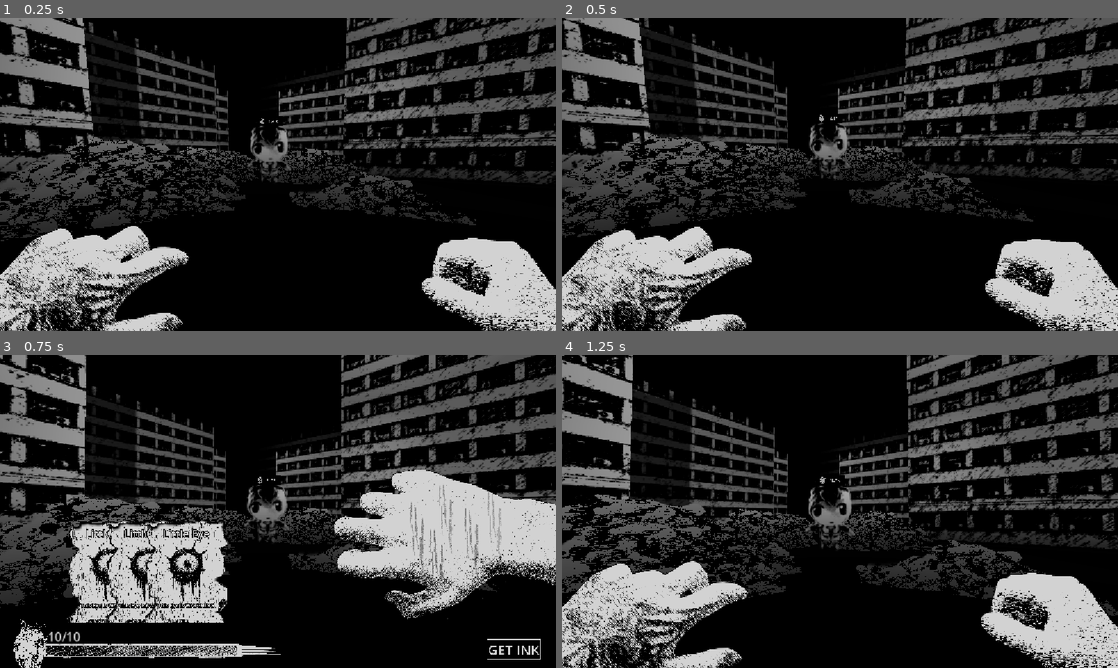
Above: before the commit, frames 1-4 (two rows, left to right).
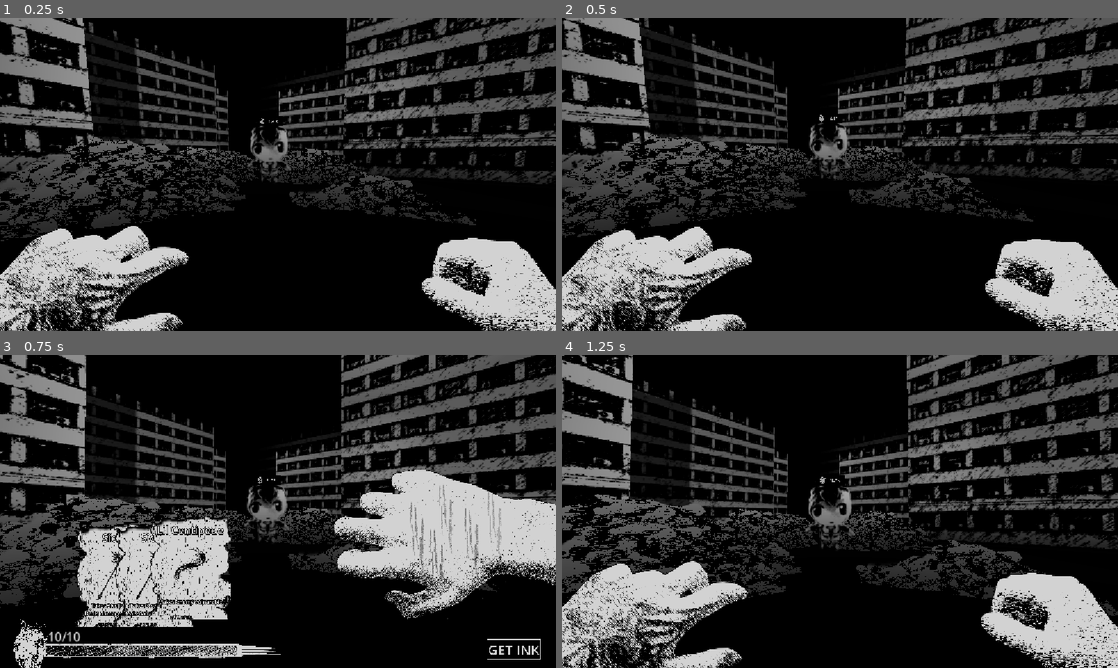
Above: after the commit, the same moments.

Repository: kandlash/Inkhedoro
Game: Godot game, scene res://scenes/levels/level_1.tscn
The game is run twice, just before and just after one commit, with the same random seed, the same clock (stepped at 60 frames per second) and the same inputs.
Inputs (mouse positions are in pixels of both pictures, inside the frame that each line leads up to):
- Up to frame 1 (0.25 s): no input
- Up to frame 2 (0.5 s): no input
- Up to frame 3 (0.75 s): tap Enter (ui_accept) at 0.5 s; move the mouse to (400, 495) at 0.52 s; hold W (move_forward) from 0.53 s (still down); click (400, 495) at 0.67 s
- Up to frame 4 (1.25 s): keep holding W (move_forward); tap Enter (ui_accept) at 0.77 s

Frames 1-2 are identical in both runs. In frame 3, 5.1% of the frame differs, in the area x 12-42%, y 51-87%; in frame 4, nothing differs.

Commit message:
cards usage makes more sense

Diff:
--- a/scenes/cards/eye.tscn
+++ b/scenes/cards/eye.tscn
@@ -5,3 +5,4 @@
 [node name="Eye" instance=ExtResource("1_6wtue")]
 card_name = "Little Eye"
 description = "This Eye is WATCHING"
+basic_damage = 1
--- a/scenes/cards/lil_centipede.tscn
+++ b/scenes/cards/lil_centipede.tscn
@@ -12,12 +12,13 @@
 card_name = "Lil Centipede"
 description = "Makes enemy vulnarable"
 cells_to_feel = 2
+basic_damage = 1
 
-[node name="Center" parent="." index="0"]
+[node name="Image" parent="Card_UI" index="1"]
+texture = ExtResource("2_e832t")
+
+[node name="Center" parent="." index="1"]
 position = Vector2(149.45807, -135.87099)
-
-[node name="Area2D" parent="." index="1"]
-position = Vector2(-131.34193, 99.638725)
 
 [node name="Area2D2" type="Area2D" parent="." index="2" groups=["tattoo_area"]]
 position = Vector2(95.10967, -49.81936)
@@ -27,7 +28,10 @@
 rotation = 0.18502945
 shape = SubResource("RectangleShape2D_75vfm")
 
-[node name="Cells" parent="." index="3"]
+[node name="Area2D" parent="." index="3"]
+position = Vector2(-131.34193, 99.638725)
+
+[node name="Cells" parent="." index="4"]
 visible = true
 
 [node name="Sprite2D" parent="Cells" index="0"]
@@ -38,6 +42,3 @@
 rotation = 0.18768506
 scale = Vector2(1.8137224, 1.782836)
 texture = ExtResource("3_e832t")
-
-[node name="Image" parent="Card_UI" index="1"]
-texture = ExtResource("2_e832t")
--- a/scenes/cards/sickle.tscn
+++ b/scenes/cards/sickle.tscn
@@ -13,6 +13,7 @@
 description = "Takes 3 cells to feel.
 Deals damage and bleed."
 cells_to_feel = 3
+basic_damage = 2
 
 [node name="Image" parent="Card_UI" index="1"]
 texture = ExtResource("2_ot5mr")
--- a/scenes/levels/level_1.tscn
+++ b/scenes/levels/level_1.tscn
@@ -66,10 +66,10 @@
 [node name="Deck" type="Node" parent="."]
 script = ExtResource("1_sk5k4")
 deck = Dictionary[PackedScene, int]({
-ExtResource("2_dga24"): 10,
-ExtResource("3_qxy0u"): 1,
-ExtResource("4_excbq"): 1,
-ExtResource("5_excbq"): 1
+ExtResource("2_dga24"): 4,
+ExtResource("3_qxy0u"): 3,
+ExtResource("4_excbq"): 3,
+ExtResource("5_excbq"): 3
 })
 
 [node name="player" parent="." groups=["player"] instance=ExtResource("1_ksju7")]
--- a/scenes/player/player.tscn
+++ b/scenes/player/player.tscn
@@ -20,6 +20,7 @@
 [ext_resource type="Texture2D" uid="uid://bjwp4ag60bwmt" path="res://assets/sprites/punches/punch_6.png" id="9_uf5tr"]
 [ext_resource type="Texture2D" uid="uid://clbm6ilwimihu" path="res://assets/sprites/cut_self/cut_self_2_3.png" id="10_yj68g"]
 [ext_resource type="Texture2D" uid="uid://dl7numpgr3dxr" path="res://assets/sprites/cut_self/cut_self_3_1.png" id="11_8ydkj"]
+[ext_resource type="Script" uid="uid://i8p6e4v72gro" path="res://scripts/main/player/right_attack.gd" id="18_j4nxn"]
 [ext_resource type="PackedScene" uid="uid://cigkigjjj0r0k" path="res://scenes/player/hp_ui.tscn" id="21_3j4b4"]
 [ext_resource type="Script" uid="uid://butd31fbl22dq" path="res://scripts/main/grid/get_ink_button.gd" id="21_yj68g"]
 [ext_resource type="Texture2D" uid="uid://c351so5v5lrhb" path="res://assets/sprites/ui/take_damage/attack_1.png" id="23_6cv16"]
@@ -261,6 +262,7 @@
 position = Vector2(-57.180817, -224.13603)
 scale = Vector2(-0.5094385, 0.36243752)
 sprite_frames = SubResource("SpriteFrames_8ydkj")
+script = ExtResource("18_j4nxn")
 
 [node name="Grid" type="Node2D" parent="CanvasLayer/TattooPose"]
 modulate = Color(1, 1, 1, 0.3137255)
--- a/scripts/globals/G.gd
+++ b/scripts/globals/G.gd
@@ -8,6 +8,8 @@
 var hand: Hand
 var camera: Camera
 var grid: Grid
+var right_attack: RightAttack
+var right_arm
 
 var tbm: TurnBaseManager
 
--- a/scripts/main/cards/card_base.gd
+++ b/scripts/main/cards/card_base.gd
@@ -1,11 +1,15 @@
 extends Sprite2D
 class_name CardBase
 
-
+@export_category("Data")
 @export var card_name: String
 @export_multiline var description: String
+@export var cells_to_feel: int
 
-@export var cells_to_feel: int
+@export_category("Stats")
+@export var basic_damage := 0
+
+
 var self_areas: Array[Area2D] = []
 var feeled_areas: Array[Area2D] = []
 
@@ -52,11 +56,31 @@
 			area.connect("area_entered", _on_area_feel)
 			area.connect("area_exited", _on_area_exit)
 
+func use(speed):
+	var tween = create_tween()
+	var card_start_scale = scale
+	tween.tween_property(self, "scale", card_start_scale * 1.5, 0.07 * speed).set_trans(Tween.TRANS_SPRING)
+	await tween.finished
+
+	var tween22 = create_tween()
+	tween22.tween_property(self, "scale", card_start_scale, 0.15 * speed).set_trans(Tween.TRANS_SPRING)
+	await tween22.finished
+	await get_tree().create_timer(0.15 * speed).timeout
+	await make_damage(speed)
+
 func make_effect():
 	pass
 
-func make_damage():
-	pass
+func make_damage(speed):
+	G.right_arm.visible = false
+	G.hand.visible = false
+	G.right_attack.animate_attack(speed)
+	await G.right_attack.right_attack_impacted
+	G.camera.shake(0.15, 0.1)
+	G.current_enemy.take_damage(basic_damage)
+	await G.right_attack.right_attack_finished
+	G.right_arm.visible = true
+	G.hand.visible = true
 
 func find_neighbor_cards() -> Array[CardBase]:
 	var neighbors: Array[CardBase] = []
--- a/scripts/main/grid/grid.gd
+++ b/scripts/main/grid/grid.gd
@@ -1,7 +1,6 @@
 extends Node2D
 class_name Grid
 
-@onready var right_attack: AnimatedSprite2D = $"../RightAttack"
 @onready var right_arm: AnimatedSprite2D = $"../RightArm"
 @onready var cards_hand: Hand = $"../CardsHand"
 @onready var cut_self: AnimatedSprite2D = $"../CutSelf"
@@ -73,59 +72,6 @@
 		cut_frame = -1
 		G.camera.shake(0.025, 0.4)
 
-func animate_attack(speed) -> void:
-	var spr := right_attack
-	var start_pos := spr.position
-	var start_scale := spr.scale
-	var start_rot := spr.rotation
-
-	# старт за кадром
-	spr.scale = start_scale * 0.7
-	#spr.modulate.a = 0
-	spr.position = start_pos + Vector2(-20, 10)
-	spr.rotation = start_rot + deg_to_rad(10)
-
-	spr.visible = true
-
-	# Вылет
-	var t = create_tween()
-	t.set_parallel(true)
-
-	t.tween_property(spr, "modulate:a", 1.0, 0.1  * speed )
-	t.tween_property(spr, "scale", start_scale * 0.75, 0.1 * speed).set_trans(Tween.TRANS_BACK)
-	t.tween_property(spr, "position", start_pos, 0.1 * speed).set_trans(Tween.TRANS_SINE)
-	t.tween_property(spr, "rotation", start_rot, 0.1 * speed)
-
-	await t.finished
-
-	# Сам удар (impact snap)
-
-	var t2 = create_tween()
-	t2.set_parallel(true)
-
-	t2.tween_property(spr, "scale", start_scale * 0.15, 0.04 * speed).set_trans(Tween.TRANS_SPRING)
-	t2.tween_property(spr, "rotation", start_rot + deg_to_rad(randf_range(-3, 3)), 0.04 * speed)
-
-	await t2.finished
-	G.camera.shake(0.15, 0.1)
-	if G.current_enemy:
-		G.current_enemy.take_damage(1)
-
-	# Откат + исчезновение
-	var t3 = create_tween()
-	t3.set_parallel(true)
-
-	t3.tween_property(spr, "scale", start_scale * 0.9, 0.15 * speed)
-	t3.tween_property(spr, "modulate:a", 0.0, 0.15 * speed)
-	t3.tween_property(spr, "position", start_pos + Vector2(10, -10), 0.15 * speed).set_trans(Tween.TRANS_SINE)
-
-	await t3.finished
-
-	# восстановление
-	spr.position = start_pos
-	spr.scale = start_scale
-	spr.rotation = start_rot
-	spr.visible = false
 
 func spell_cards_on_grid():
 	var start_pos = right_arm.position
@@ -141,28 +87,12 @@
 					continue
 				cards_in_grid.append(card)
 
-	for card in cards_in_grid:
+	for card: CardBase in cards_in_grid:
 		var speed := 1.0 / speed_mul
-		var tween = create_tween()
-		var card_start_scale = card.scale
-		tween.tween_property(card, "scale", card_start_scale * 1.5, 0.07 * speed).set_trans(Tween.TRANS_SPRING)
-		await tween.finished
 
-		var tween22 = create_tween()
-		tween22.tween_property(card, "scale", card_start_scale, 0.15 * speed).set_trans(Tween.TRANS_SPRING)
-		await tween22.finished
+		await card.use(speed)
 
-		await get_tree().create_timer(0.15 * speed).timeout
-
-		right_arm.visible = false
-		cards_hand.visible = false
-
-		right_attack.frame = randi_range(0, right_attack.sprite_frames.get_frame_count("default"))
-		await animate_attack(speed)
-		card.make_effect()
 		speed_mul += 0.35
-		cards_hand.visible = true
-		right_arm.visible = true
 		if G.current_enemy.hp <= 0:
 			break
 
@@ -182,8 +112,6 @@
 
 	var tween2 = create_tween()
 	tween2.tween_property(right_arm, "position", start_pos, 0.5).set_trans(Tween.TRANS_SPRING)
-
-
 	emit_signal("turn_finished")
 
 func _on_cut_frame_changed():
--- a/scripts/main/player/player.gd
+++ b/scripts/main/player/player.gd
@@ -48,6 +48,7 @@
 	arm_base.visible = true
 	tattoo_pose.visible = false
 	G.player = self
+	G.right_arm = $CanvasLayer/TattooPose/RightArm
 	G.connect("battle_started", _on_battle_started)
 	G.connect("battle_finished", _on_battle_finished)
 	max_hp = hp
--- /dev/null
+++ b/scripts/main/player/right_attack.gd
@@ -0,0 +1,60 @@
+extends AnimatedSprite2D
+class_name  RightAttack
+
+signal right_attack_impacted
+signal right_attack_finished
+
+func _ready() -> void:
+	G.right_attack = self
+
+func animate_attack(speed) -> void:
+	frame = randi_range(0, sprite_frames.get_frame_count("default"))
+	var spr := self
+	var start_pos := spr.position
+	var start_scale := spr.scale
+	var start_rot := spr.rotation
+
+	# старт за кадром
+	spr.scale = start_scale * 0.7
+	#spr.modulate.a = 0
+	spr.position = start_pos + Vector2(-20, 10)
+	spr.rotation = start_rot + deg_to_rad(10)
+
+	spr.visible = true
+
+	# Вылет
+	var t = create_tween()
+	t.set_parallel(true)
+
+	t.tween_property(spr, "modulate:a", 1.0, 0.1  * speed )
+	t.tween_property(spr, "scale", start_scale * 0.75, 0.1 * speed).set_trans(Tween.TRANS_BACK)
+	t.tween_property(spr, "position", start_pos, 0.1 * speed).set_trans(Tween.TRANS_SINE)
+	t.tween_property(spr, "rotation", start_rot, 0.1 * speed)
+
+	await t.finished
+
+	var t2 = create_tween()
+	t2.set_parallel(true)
+
+	t2.tween_property(spr, "scale", start_scale * 0.15, 0.04 * speed).set_trans(Tween.TRANS_SPRING)
+	t2.tween_property(spr, "rotation", start_rot + deg_to_rad(randf_range(-3, 3)), 0.04 * speed)
+
+	await t2.finished
+
+	emit_signal("right_attack_impacted")
+
+	var t3 = create_tween()
+	t3.set_parallel(true)
+
+	t3.tween_property(spr, "scale", start_scale * 0.9, 0.15 * speed)
+	t3.tween_property(spr, "modulate:a", 0.0, 0.15 * speed)
+	t3.tween_property(spr, "position", start_pos + Vector2(10, -10), 0.15 * speed).set_trans(Tween.TRANS_SINE)
+
+	await t3.finished
+
+	spr.position = start_pos
+	spr.scale = start_scale
+	spr.rotation = start_rot
+	spr.visible = false
+
+	emit_signal("right_attack_finished")
Not shown: 1 places in scenes/player/player.tscn that only renumber resources
Not shown, added: scripts/main/player/right_attack.gd.uid
